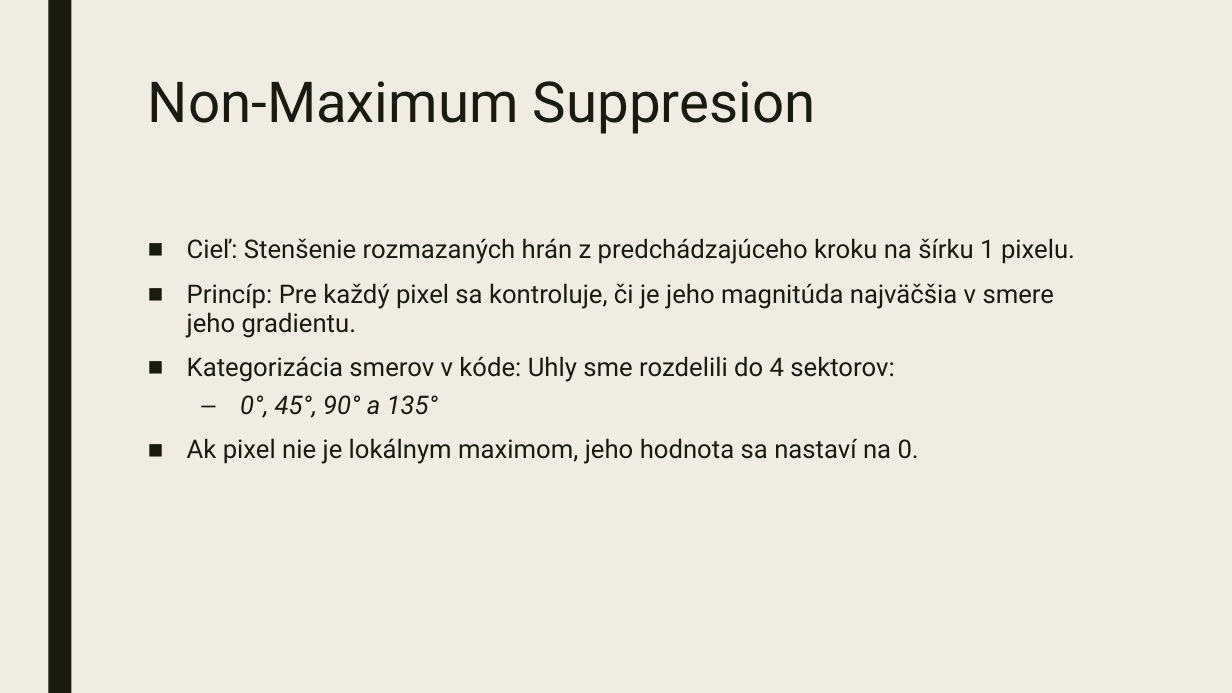
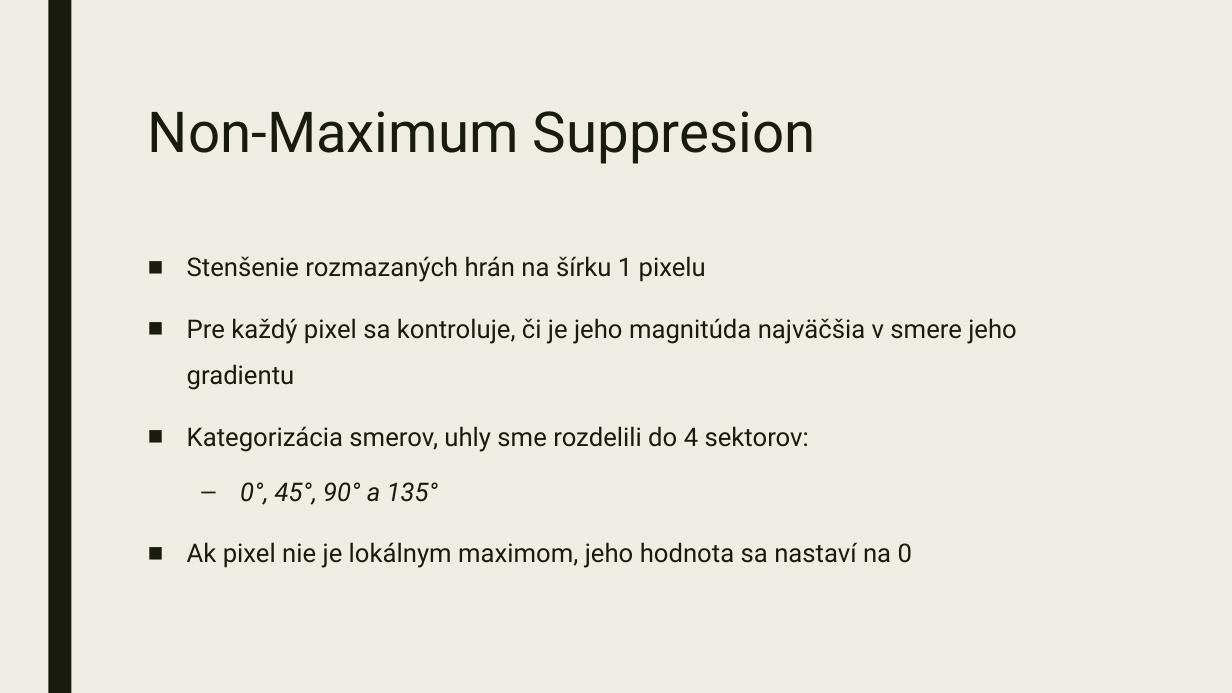
Before and after one commit to D0mc1c1/psvo_Maslen_Kormanikova, a slide deck: slide 8 of Zadanie_3/Canny detector hrán.pptx. Drawn at 1232x693 pixels with LibreOffice and Linux fonts; fonts in the diff are those of the drawing. Boxes give left, top, right and bottom in pixels: in the first picture for what was removed or moved away, otherwise in the second. Text is boxed around its words. In the diff, an @@ line names an element or a change of style, - is before the commit and + after.

Commit message:
updated presentation

```diff
--- a/Zadanie_3/Canny detector hrán.pptx
+++ b/Zadanie_3/Canny detector hrán.pptx
@@ title "Non-Maximum Suppresion": place and size @@
-title "Non-Maximum Suppresion" at box(148, 81, 816, 134)
+title "Non-Maximum Suppresion" at box(148, 111, 816, 164)
@@ text at box(187, 256, 1017, 452): text changed @@
-■ Cieľ: Stenšenie rozmazaných hrán z predchádzajúceho kroku na šírku 1 pixelu.
-■ Princíp: Pre každý pixel sa kontroluje, či je jeho magnitúda najväčšia v smere jeho gradientu.
-■ Kategorizácia smerov v kóde: Uhly sme rozdelili do 4 sektorov:
+■ Stenšenie rozmazaných hrán na šírku 1 pixelu
+■ Pre každý pixel sa kontroluje, či je jeho magnitúda najväčšia v smere jeho gradientu
+■ Kategorizácia smerov, uhly sme rozdelili do 4 sektorov:
@@ text at box(240, 482, 438, 505): line spacing 0.94 to 1.5 @@
@@ text at box(187, 542, 912, 568): text changed @@
-■ Ak pixel nie je lokálnym maximom, jeho hodnota sa nastaví na 0.
+■ Ak pixel nie je lokálnym maximom, jeho hodnota sa nastaví na 0
```
Also in this commit, not shown: 2 other slides changed, 2 slides added, 1 slide removed.
